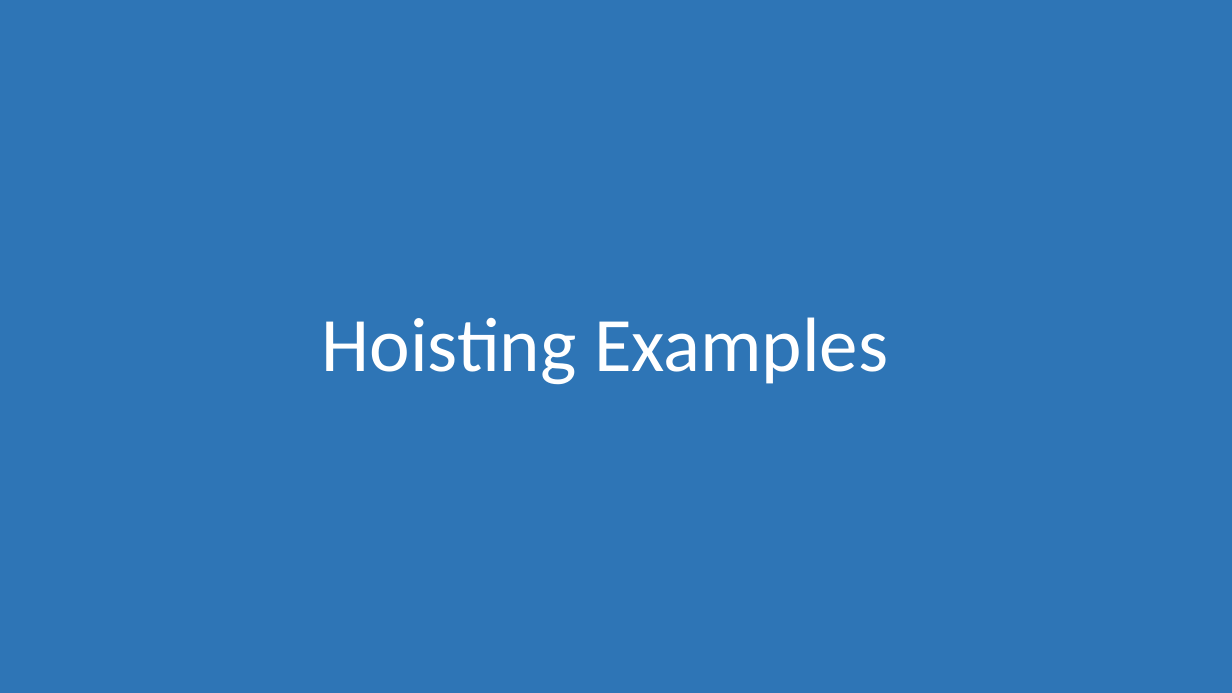
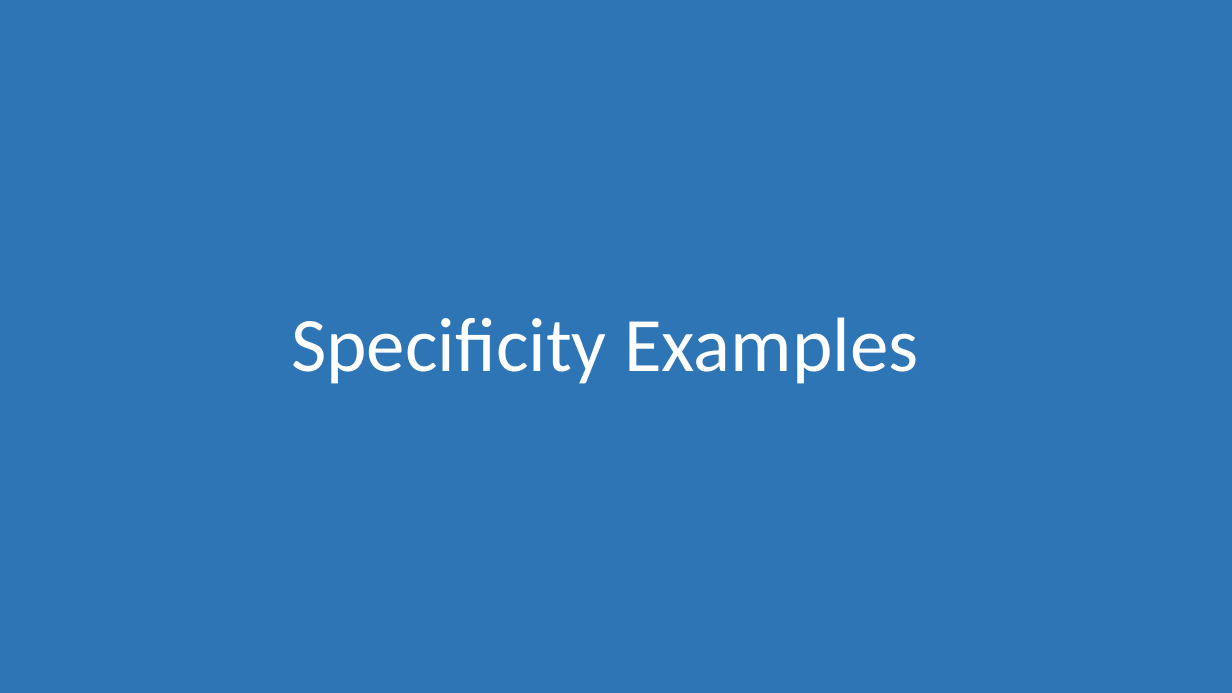
Before and after one commit to morkkis/PWD, a slide deck: slide 9 of presentations/chapter-2/Practical Web Dev.pptx (slide 18 before the commit). Drawn at 1232x693 pixels with LibreOffice and Linux fonts; fonts in the diff are those of the drawing. Boxes give left, top, right and bottom in pixels: in the first picture for what was removed or moved away, otherwise in the second. Text is boxed around its words. In the diff, an @@ line names an element or a change of style, - is before the commit and + after.

```diff
--- a/presentations/chapter-2/Practical Web Dev.pptx
+++ b/presentations/chapter-2/Practical Web Dev.pptx
@@ title at (291,317,918,384): text changed @@
-Hoisting Examples
+Specificity Examples
```
Also in this commit, not shown: 2 other slides changed, 17 slides added, 27 slides removed, 7 other files.
